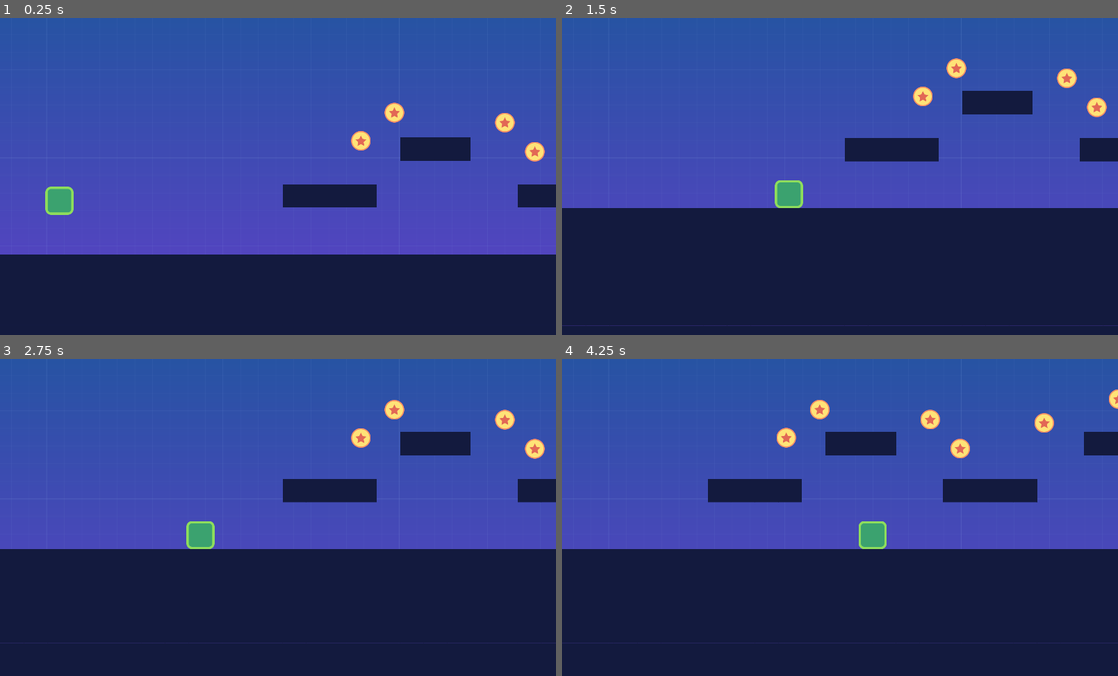
Above: before the commit, frames 1-4 (two rows, left to right).
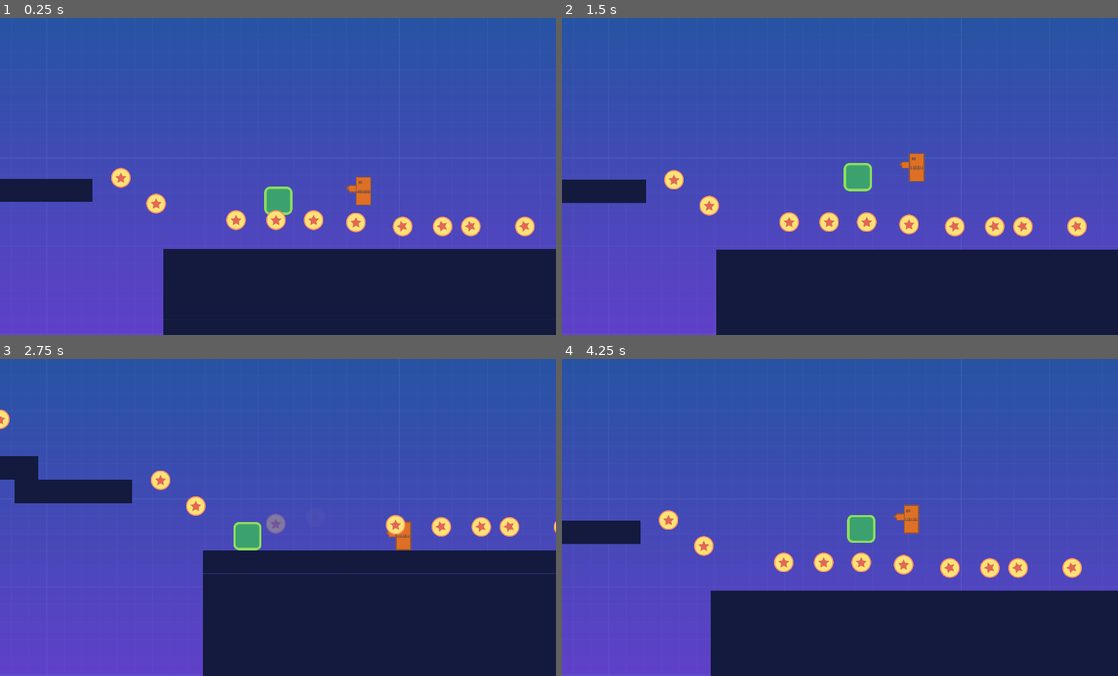
Above: after the commit, the same moments.

Repository: Shoter99/TutorialGodot
Game: Godot game, scene res://Levels/Level1.tscn
Two runs of this game, one before a commit and one after it. Both use one fixed random seed, a clock stepped at 60 frames per second and the inputs below. This scene is started directly instead of the project's main scene.
Inputs:
- Up to frame 1 (0.25 s): no input
- Up to frame 2 (1.5 s): hold D (move_right) from 0.53 s (still down); tap W (move_up) at 0.77 s
- Up to frame 3 (2.75 s): tap W (move_up) at 1.52 s; release D (move_right) at 2.03 s; hold A (move_left) from 2.03 s (still down)
- Up to frame 4 (4.25 s): release A (move_left) at 2.78 s; hold D (move_right) from 2.78 s (still down); tap W (move_up) at 3.02, 3.77 s

The runs differ from the first frame. In frame 1, 16% of the frame differs, in the area x 0-100%, y 26-100%; in frame 2, 27%; in frame 3, 23%; in frame 4, 28%, in the area x 0-100%, y 9-100%.

Commit message:
added turret, turret shooting, fixed bottom border

Diff:
--- a/Actors/EnemyTurret.gd
+++ b/Actors/EnemyTurret.gd
@@ -1,21 +1,27 @@
-extends KinematicBody2D
+extends Actor
 
 onready var bullet = preload("res://Objects/Bullet.tscn")
 
+onready var timer = $Timer
 
 func _get_configuration_warning():
 	return 'bullet property cannot be empty' if not bullet else ''
 
 func _ready():
-	while 1:
-		shoot()
-		yield(get_tree().create_timer(2.0), "timeout")
+	timer.set_wait_time(2)
+	timer.connect("timeout", self, "shoot")
+	timer.start()
+
+func _physics_process(delta):
+	velocity.y += gravity*delta
+	velocity.y = move_and_slide(velocity, FLOOR_NORMAL).y
 
 
 func getpos() -> Vector2:
-	return get_node("GunPoint").global_position
+	return get_node("GunPoint").position
 
 func shoot():
 	var instance = bullet.instance()
 	instance.position = getpos()
-	print("shoot!")
+	add_child(instance)
+	timer.set_wait_time(2)
--- a/Actors/EnemyTurret.tscn
+++ b/Actors/EnemyTurret.tscn
@@ -7,11 +7,12 @@
 extents = Vector2( 25.5, 49 )
 
 [node name="EnemyTurret" type="KinematicBody2D"]
-position = Vector2( -4, -16 )
+collision_layer = 2
+collision_mask = 9
 script = ExtResource( 1 )
 __meta__ = {
-"_edit_horizontal_guides_": [ -101.0 ],
-"_edit_vertical_guides_": [ 51.0, -51.0 ]
+"_edit_horizontal_guides_": [ -101.0, 307.0 ],
+"_edit_vertical_guides_": [ 51.0, -51.0, 462.0 ]
 }
 
 [node name="Sprite" type="Sprite" parent="."]
@@ -24,7 +25,9 @@
 shape = SubResource( 1 )
 
 [node name="GunPoint" type="Position2D" parent="."]
-position = Vector2( -41, -43 )
+position = Vector2( -48, -43 )
 __meta__ = {
 "_gizmo_extents_": 2.2
 }
+
+[node name="Timer" type="Timer" parent="."]
--- a/Levels/Level1.tscn
+++ b/Levels/Level1.tscn
@@ -6,6 +6,8 @@
 [ext_resource path="res://start-assets/background.png" type="Texture" id=4]
 [ext_resource path="res://Objects/Portal.tscn" type="PackedScene" id=5]
 [ext_resource path="res://Objects/Coin.tscn" type="PackedScene" id=6]
+[ext_resource path="res://Actors/EnemyTurret.tscn" type="PackedScene" id=7]
+[ext_resource path="res://Objects/BottomBorder.tscn" type="PackedScene" id=8]
 
 [sub_resource type="ConvexPolygonShape2D" id=1]
 points = PoolVector2Array( 0, 0, 0, 0, 0, 0, 0, 0 )
@@ -51,8 +53,6 @@
 } ]
 0/z_index = 0
 
-[sub_resource type="RectangleShape2D" id=5]
-
 [node name="LevelTemplate" type="Node2D"]
 position = Vector2( 0, 42 )
 __meta__ = {
@@ -76,15 +76,6 @@
 margin_bottom = 40.0
 texture = ExtResource( 4 )
 
-[node name="BottomBorder" type="Area2D" parent="."]
-position = Vector2( 1116, 2464 )
-collision_layer = 8
-
-[node name="CollisionShape2D" type="CollisionShape2D" parent="BottomBorder"]
-position = Vector2( 2752, 20 )
-scale = Vector2( 775.2, 6.4 )
-shape = SubResource( 5 )
-
 [node name="Coins" type="Node" parent="."]
 
 [node name="Coin" parent="Coins" instance=ExtResource( 6 )]
@@ -167,10 +158,6 @@
 
 [node name="Coin28" parent="Coins" instance=ExtResource( 6 )]
 position = Vector2( 8504, 1080 )
-rotation = 2.18874
-
-[node name="Coin29" parent="Coins" instance=ExtResource( 6 )]
-position = Vector2( 8704, 1080 )
 rotation = 2.18874
 
 [node name="Coin30" parent="Coins" instance=ExtResource( 6 )]
@@ -210,9 +197,10 @@
 next_scene = ExtResource( 3 )
 
 [node name="Player" parent="." instance=ExtResource( 2 )]
-position = Vector2( 200, 851 )
-
-[node name="Camera2D" parent="Player" index="2"]
-limit_right = 10300
-
-[editable path="Player"]
+position = Vector2( 7672, 870 )
+
+[node name="EnemyTurret" parent="." instance=ExtResource( 7 )]
+position = Vector2( 7944, 822 )
+
+[node name="BottomBorder" parent="." instance=ExtResource( 8 )]
+position = Vector2( 5408, 1774 )
--- a/Levels/TestLevel.tscn
+++ b/Levels/TestLevel.tscn
@@ -9,6 +9,7 @@
 [ext_resource path="res://Objects/Portal.tscn" type="PackedScene" id=7]
 [ext_resource path="res://Levels/Level1.tscn" type="PackedScene" id=8]
 [ext_resource path="res://Actors/EnemyTurret.tscn" type="PackedScene" id=9]
+[ext_resource path="res://Objects/BottomBorder.tscn" type="PackedScene" id=10]
 
 [sub_resource type="ConvexPolygonShape2D" id=1]
 points = PoolVector2Array( 0, 0, 0, 0, 0, 0, 0, 0 )
@@ -54,8 +55,6 @@
 } ]
 0/z_index = 0
 
-[sub_resource type="RectangleShape2D" id=5]
-
 [node name="LevelTemplate" type="Node2D"]
 
 [node name="Player" parent="." instance=ExtResource( 2 )]
@@ -78,14 +77,7 @@
 margin_bottom = 40.0
 texture = ExtResource( 4 )
 
-[node name="BottomBorder" type="Area2D" parent="."]
-position = Vector2( 1184, 1570 )
-collision_layer = 8
-
-[node name="CollisionShape2D" type="CollisionShape2D" parent="BottomBorder"]
-position = Vector2( 2752, 20 )
-scale = Vector2( 775.2, 6.4 )
-shape = SubResource( 5 )
+[node name="BottomBorder" parent="." instance=ExtResource( 10 )]
 
 [node name="Spikes" parent="." instance=ExtResource( 5 )]
 position = Vector2( 7459, 596 )
@@ -183,5 +175,3 @@
 
 [node name="EnemyTurret" parent="." instance=ExtResource( 9 )]
 position = Vector2( 2350, 740 )
-
-[connection signal="body_entered" from="BottomBorder" to="Player" method="_on_BottomBorder_body_entered"]
--- /dev/null
+++ b/Objects/BottomBorder.gd
@@ -0,0 +1,7 @@
+extends Area2D
+
+
+
+func _on_BottomBorder_body_entered(body):
+	body.queue_free()
+	get_tree().reload_current_scene()
--- /dev/null
+++ b/Objects/BottomBorder.tscn
@@ -0,0 +1,17 @@
+[gd_scene load_steps=3 format=2]
+
+[ext_resource path="res://Objects/BottomBorder.gd" type="Script" id=1]
+
+[sub_resource type="RectangleShape2D" id=5]
+
+[node name="BottomBorder" type="Area2D"]
+position = Vector2( 1184, 1570 )
+collision_layer = 8
+script = ExtResource( 1 )
+
+[node name="CollisionShape2D" type="CollisionShape2D" parent="."]
+position = Vector2( 2752, 20 )
+scale = Vector2( 775.2, 6.4 )
+shape = SubResource( 5 )
+
+[connection signal="body_entered" from="." to="." method="_on_BottomBorder_body_entered"]
--- /dev/null
+++ b/Objects/Bullet.gd
@@ -0,0 +1,22 @@
+extends Actor
+
+export var bullet_speed = 10
+
+
+func _ready():
+	var timer = $Timer
+	timer.connect("timeout", self, "_on_timer_timeout")
+	timer.wait_time = 2.0
+	timer.start()
+
+
+func _physics_process(delta):
+	get_node(".").global_position.x -= bullet_speed * delta
+
+
+func _on_timer_timeout():
+	queue_free()
+
+
+func _on_Bullet_body_entered(body):
+	queue_free()
--- a/Objects/Bullet.tscn
+++ b/Objects/Bullet.tscn
@@ -1,15 +1,24 @@
-[gd_scene load_steps=3 format=2]
+[gd_scene load_steps=4 format=2]
 
 [ext_resource path="res://bullet.png" type="Texture" id=1]
+[ext_resource path="res://Objects/Bullet.gd" type="Script" id=2]
 
 [sub_resource type="CircleShape2D" id=1]
-radius = 3.0
+radius = 9.05539
 
-[node name="Bullet" type="Area2D"]
-collision_layer = 4
+[node name="Bullet" type="KinematicBody2D"]
+collision_layer = 2
+script = ExtResource( 2 )
+bullet_speed = 400
 
 [node name="Sprite" type="Sprite" parent="."]
+scale = Vector2( 2.9375, 2.9375 )
 texture = ExtResource( 1 )
 
 [node name="CollisionShape2D" type="CollisionShape2D" parent="."]
 shape = SubResource( 1 )
+
+[node name="VisibilityEnabler2D" type="VisibilityEnabler2D" parent="."]
+physics_process_parent = true
+
+[node name="Timer" type="Timer" parent="."]
Not shown: 1 places in Levels/Level1.tscn that only renumber resources
